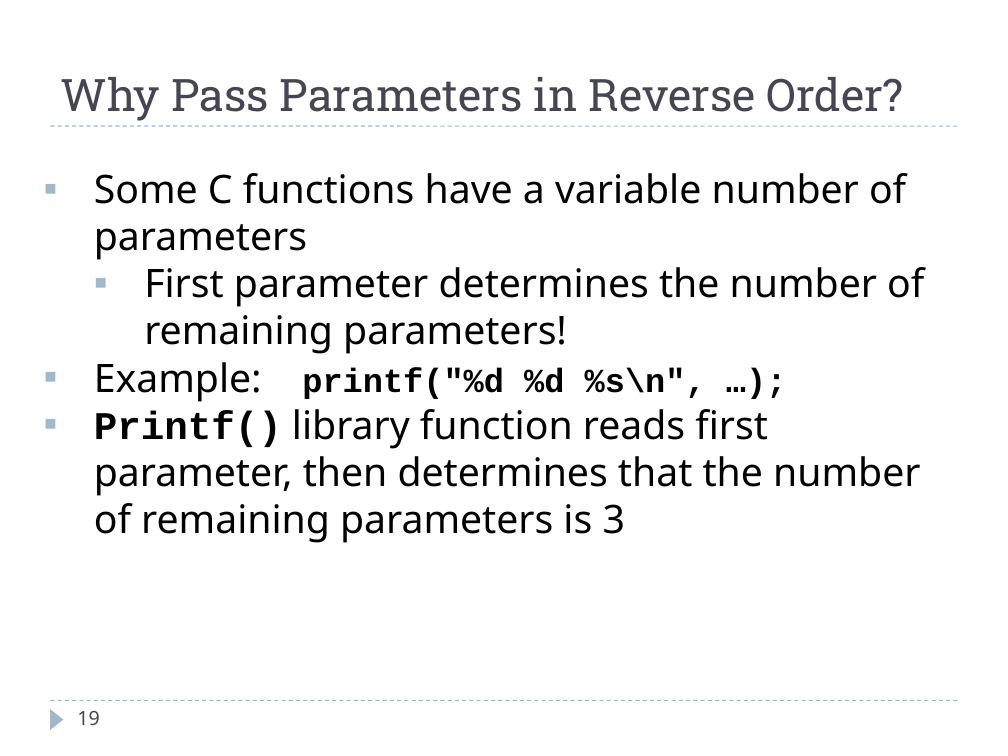
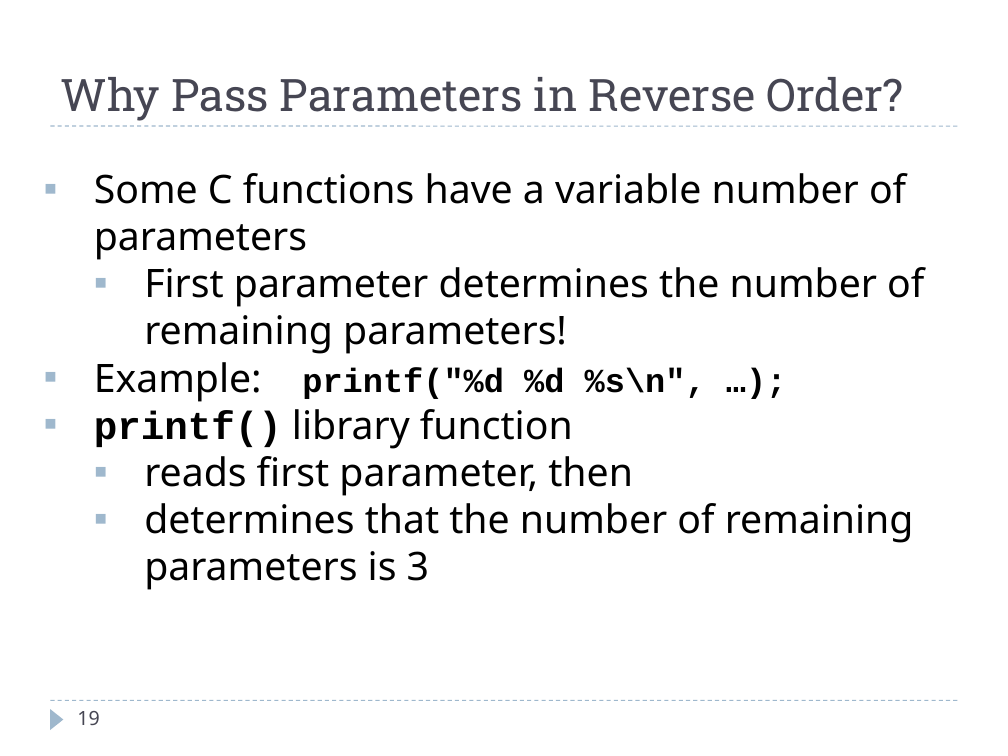
Before and after one commit to harrisonwl/harrisonwl.github.io, a slide deck: slide 19 of assets/courses/malware/spring2017/slides/week02/x86.pptx. Drawn at 1008x756 pixels with LibreOffice and Linux fonts; fonts in the diff are those of the drawing. Boxes give left, top, right and bottom in pixels: in the first picture for what was removed or moved away, otherwise in the second. Text is boxed around its words. In the diff, an @@ line names an element or a change of style, - is before the commit and + after.

```diff
--- a/assets/courses/malware/spring2017/slides/week02/x86.pptx
+++ b/assets/courses/malware/spring2017/slides/week02/x86.pptx
@@ text at (94,409,914,590): text changed @@
-▪ Printf() library function reads first parameter, then determines that the number of remaining parameters is 3
+▪ printf() library function
+  ▪ reads first parameter, then
+  ▪ determines that the number of remaining parameters is 3
```
Also in this commit, not shown: 6 other slides changed, 12 other files.
